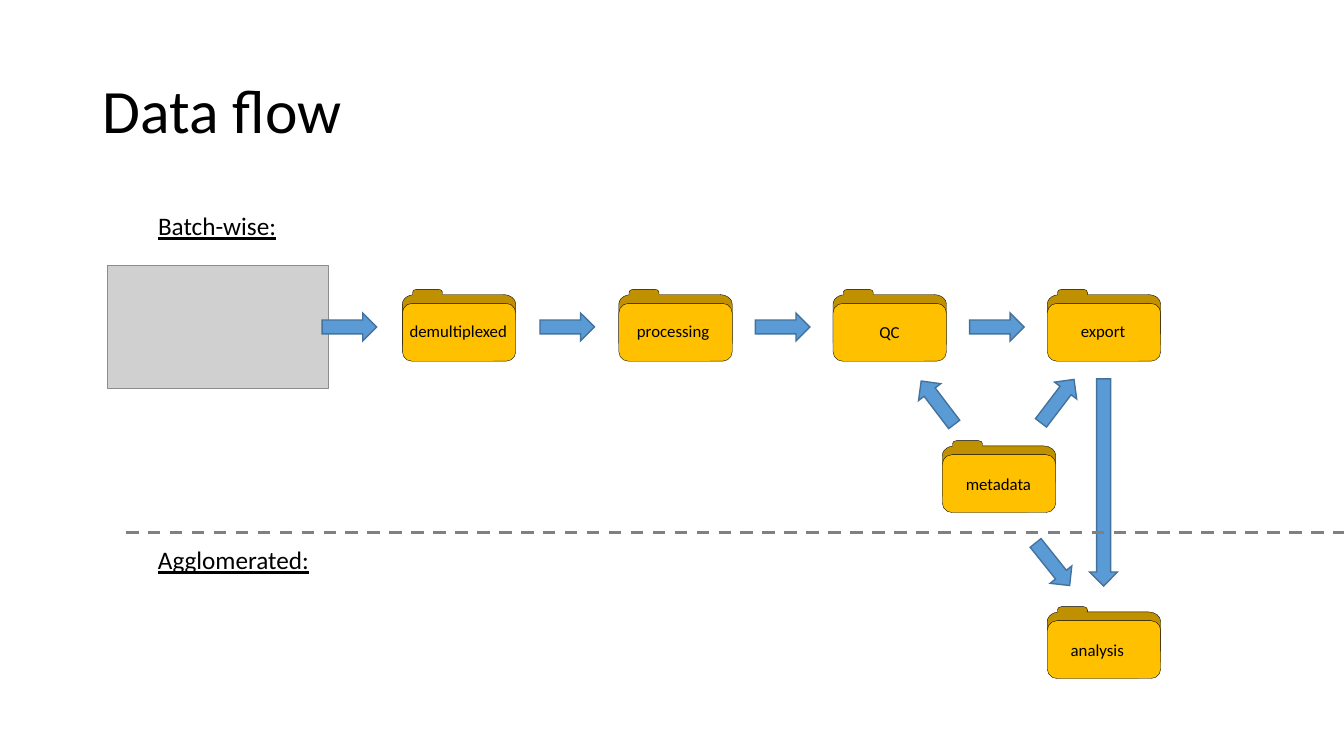
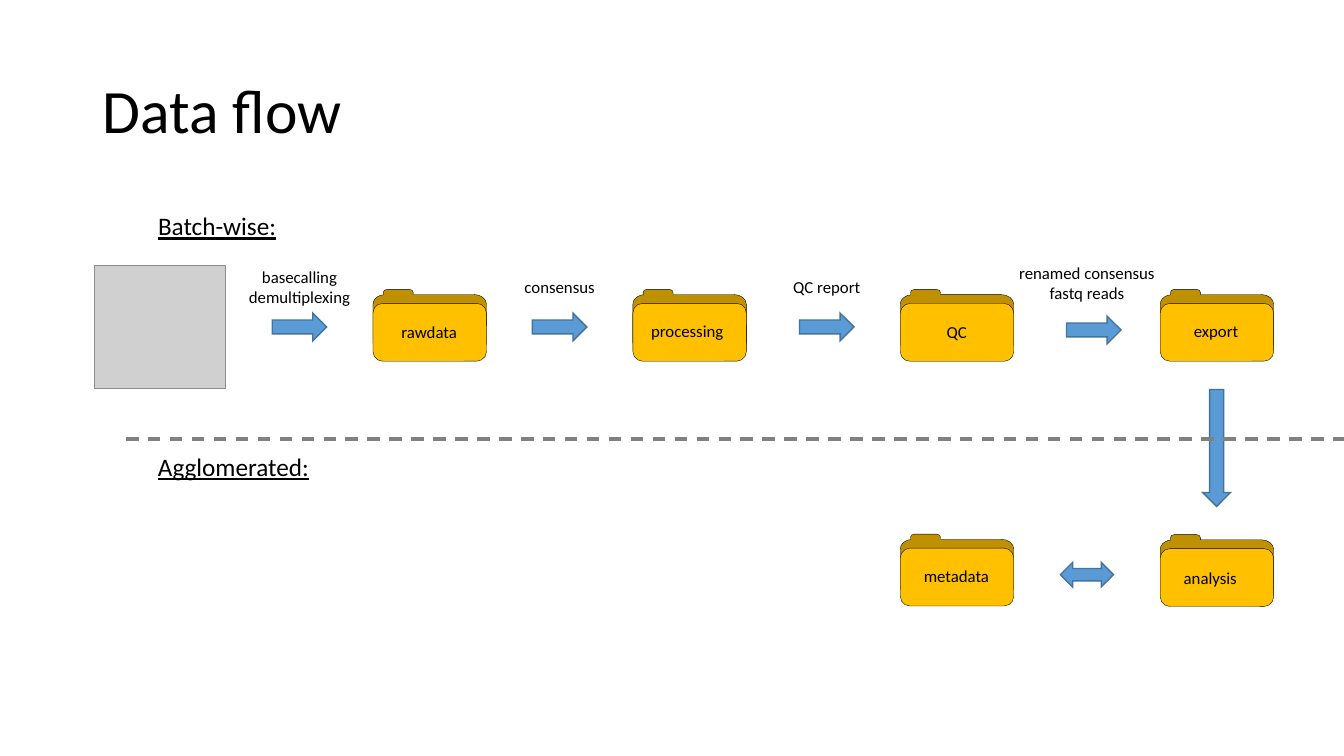
Before and after one commit to TYMichaelsen/covid19, a slide deck: slide 3 of workflow/bioinformatic_workflow.pptm. Drawn at 1344x756 pixels with LibreOffice and Linux fonts; fonts in the diff are those of the drawing; grey boxes stand for pictures. Boxes give left, top, right and bottom in pixels: in the first picture for what was removed or moved away, otherwise in the second. Text is boxed around its words. In the diff, an @@ line names an element or a change of style, - is before the commit and + after.

```diff
--- a/workflow/bioinformatic_workflow.pptm
+++ b/workflow/bioinformatic_workflow.pptm
@@ picture: place and size @@
-picture at box(108, 266, 328, 389)
+picture at box(95, 266, 226, 389)
@@ text added at box(1019, 267, 1154, 302), 12 pt, text #000000 @@
+renamed consensus
+fastq reads
@@ text added at box(249, 271, 350, 306), 12 pt, text #000000 @@
+basecalling
+demultiplexing
@@ freeform shape: place and size @@
-freeform shape at box(402, 289, 516, 353)
+freeform shape at box(373, 289, 487, 353)
@@ text added at box(524, 285, 594, 293), 12 pt, text #000000 @@
+consensus
@@ text added at box(793, 282, 860, 296), 12 pt, text #000000 @@
+QC report
@@ freeform shape: place and size @@
-freeform shape at box(833, 289, 947, 353)
+freeform shape at box(900, 289, 1014, 353)
@@ freeform shape: place and size @@
-freeform shape at box(1048, 289, 1162, 353)
+freeform shape at box(1160, 289, 1274, 353)
@@ right arrow: place and size @@
-right arrow at box(323, 314, 377, 342)
+right arrow at box(272, 314, 327, 342)
@@ rounded rectangle: place and size @@
-rounded rectangle at box(402, 303, 516, 361)
+rounded rectangle at box(373, 303, 487, 361)
@@ text at box(401, 326, 456, 338): text changed @@
-demultiplexed
+rawdata
@@ right arrow: place and size @@
-right arrow at box(540, 314, 595, 342)
+right arrow at box(532, 314, 587, 342)
@@ 1 text, 1 freeform shape, 1 rounded rectangle: place and size @@
-1 text, 1 freeform shape, 1 rounded rectangle at box(619, 289, 733, 361)
+1 text, 1 freeform shape, 1 rounded rectangle at box(633, 289, 747, 361)
@@ right arrow: place and size @@
-right arrow at box(755, 314, 810, 342)
+right arrow at box(800, 314, 854, 342)
@@ rounded rectangle: place and size @@
-rounded rectangle at box(833, 303, 947, 361)
+rounded rectangle at box(900, 303, 1014, 361)
@@ text "QC": place and size @@
-text "QC" at box(879, 327, 899, 341)
+text "QC" at box(947, 327, 967, 341)
@@ right arrow: place and size @@
-right arrow at box(970, 314, 1024, 342)
+right arrow at box(1067, 317, 1121, 345)
@@ rounded rectangle: place and size @@
-rounded rectangle at box(1048, 303, 1162, 361)
+rounded rectangle at box(1160, 303, 1274, 361)
@@ text "export": place and size @@
-text "export" at box(1081, 326, 1125, 340)
+text "export" at box(1194, 326, 1238, 340)
@@ right arrow removed at box(910, 373, 965, 434) @@
@@ right arrow removed at box(1030, 371, 1085, 431) @@
@@ right arrow: place and size @@
-right arrow at box(1089, 380, 1118, 586)
+right arrow at box(1203, 390, 1231, 507)
@@ line moved from (126, 532) - (1344, 532) to (126, 440) - (1344, 440) @@
@@ text "Agglomerated:": place and size @@
-text "Agglomerated:" at box(158, 551, 309, 574)
+text "Agglomerated:" at box(158, 458, 309, 481)
@@ freeform shape: place and size @@
-freeform shape at box(943, 441, 1057, 504)
+freeform shape at box(900, 534, 1014, 598)
@@ right arrow removed at box(1025, 535, 1081, 595) @@
@@ freeform shape: place and size @@
-freeform shape at box(1048, 607, 1162, 670)
+freeform shape at box(1160, 534, 1274, 598)
@@ rounded rectangle: place and size @@
-rounded rectangle at box(943, 455, 1057, 512)
+rounded rectangle at box(900, 548, 1014, 606)
@@ text "metadata": place and size @@
-text "metadata" at box(966, 478, 1031, 490)
+text "metadata" at box(924, 570, 989, 582)
@@ left right arrow added at box(1061, 563, 1114, 588), fill #5B9BD5, outline #43739E 1 pt @@
@@ rounded rectangle: place and size @@
-rounded rectangle at box(1048, 621, 1162, 679)
+rounded rectangle at box(1160, 548, 1274, 606)
@@ text "analysis": place and size @@
-text "analysis" at box(1071, 644, 1124, 659)
+text "analysis" at box(1184, 572, 1237, 587)
```
Also in this commit, not shown: 2 other slides changed, 1 slide added.
